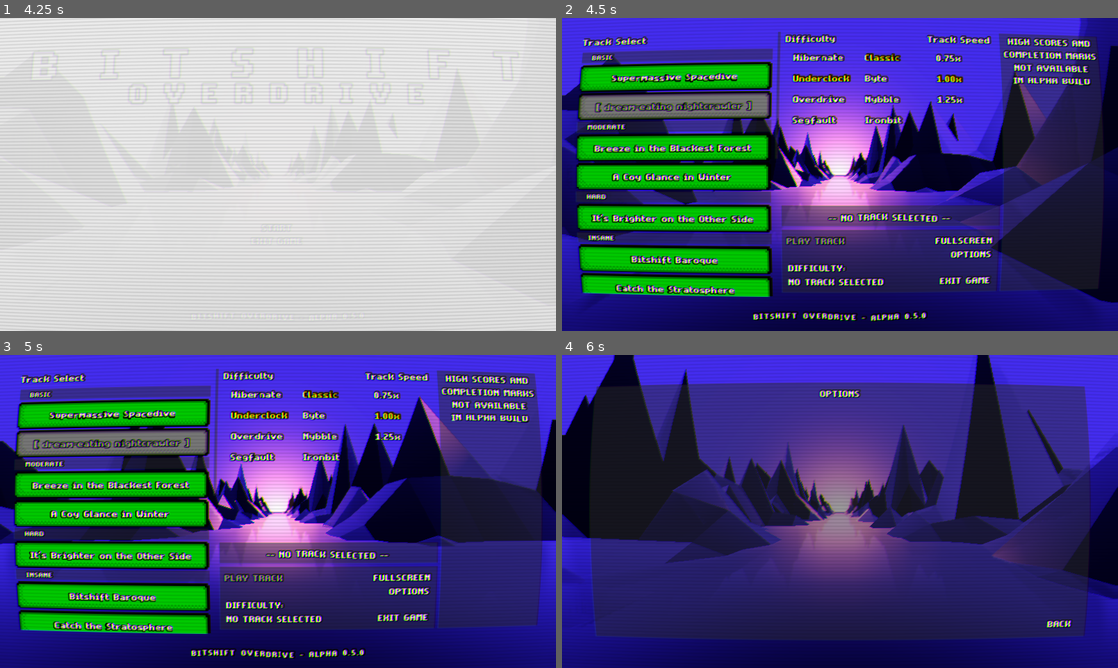
Above: before the commit, frames 1-4 (two rows, left to right).
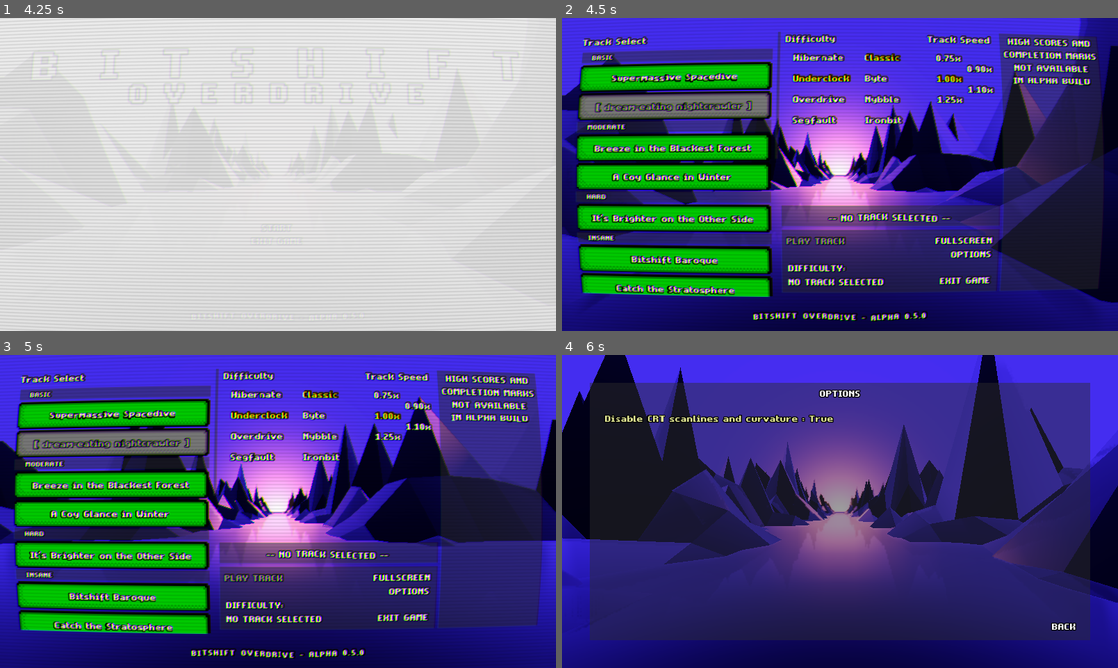
Above: after the commit, the same moments.

Repository: Coronyt/bitshift-overdrive
Game: Godot game, scene res://scenes/TitleScreen.tscn
Same seed, same stepped clock (60 frames per second), same inputs: the game is played once before the commit and once after it. Sound files missing from this copy of the repository are replaced by a short silence.
Inputs (mouse positions are in pixels of both pictures, inside the frame that each line leads up to):
- Up to frame 1 (4.25 s): move the mouse to (400, 158) at 0.52 s; click (400, 158) at 0.67 s; tap Enter at 1.25 s; drag from (166, 190) to (250, 237) at 1.27 s; move the mouse to (333, 105) at 2.02 s; click (333, 105) at 2.17 s; drag from (250, 237) to (111, 127) at 2.77 s; move the mouse to (444, 221) at 3.52 s; click (444, 221) at 3.67 s
- Up to frame 2 (4.5 s): click "START" at 4.25 s
- Up to frame 3 (5 s): no input
- Up to frame 4 (6 s): click "OPTIONS" at 5 s; click (717, 417) at 5.75 s, where only the run after the commit has a clickable "Disable CRT scanlines and cur…"

Frame 1 is identical in both runs. In frame 2, 0.2% of the frame differs, in the area x 72-78%, y 14-25%; in frame 3, 0.2%; in frame 4, 6.2%, in the area x 0-100%, y 0-92%.

Commit message:
Can now disable CRT in options menu

Diff:
--- /dev/null
+++ b/prefs.cfg
@@ -0,0 +1,9 @@
+[UserPreferences]
+
+disable_screen_curve=false
+disable_visualizer=false
+disable_scrolling=false
+disable_tooltips=false
+paddle_drag=0.0
+master_vol=100.0
+SFX_vol=100.0
--- a/scenes/CRT.tscn
+++ b/scenes/CRT.tscn
@@ -1,6 +1,7 @@
-[gd_scene load_steps=4 format=2]
+[gd_scene load_steps=5 format=2]
 
 [ext_resource path="res://assets/sprites/empty.png" type="Texture" id=1]
+[ext_resource path="res://scripts/CRT.gd" type="Script" id=2]
 
 [sub_resource type="Shader" id=10]
 code = "shader_type canvas_item;
@@ -31,6 +32,7 @@
 
 [node name="ShaderLayer" type="CanvasLayer"]
 layer = 2
+script = ExtResource( 2 )
 
 [node name="Shader" type="TextureRect" parent="."]
 material = SubResource( 11 )
--- a/scenes/LevelSelect.tscn
+++ b/scenes/LevelSelect.tscn
@@ -27,6 +27,7 @@
 [ext_resource path="res://assets/sprites/marker_4.png" type="Texture" id=25]
 [ext_resource path="res://scripts/interface/PreviewLabel.gd" type="Script" id=26]
 [ext_resource path="res://assets/sprites/marker_5.png" type="Texture" id=27]
+[ext_resource path="res://scripts/interface/buttons/PrefButton.gd" type="Script" id=28]
 
 [sub_resource type="DynamicFont" id=40]
 size = 32
@@ -1432,9 +1433,6 @@
 margin_bottom = 58.0
 theme = ExtResource( 4 )
 text = "Track Speed"
-__meta__ = {
-"_edit_use_anchors_": false
-}
 
 [node name="SpeedButton1" type="CheckBox" parent="SpeedLabel"]
 margin_top = 40.0
@@ -1467,7 +1465,6 @@
 }
 
 [node name="SpeedButton4" type="CheckBox" parent="SpeedLabel"]
-visible = false
 margin_left = 72.0
 margin_top = 64.0
 margin_right = 152.0
@@ -1477,7 +1474,6 @@
 script = ExtResource( 1 )
 
 [node name="SpeedButton5" type="CheckBox" parent="SpeedLabel"]
-visible = false
 margin_left = 72.0
 margin_top = 112.0
 margin_right = 152.0
@@ -1800,15 +1796,25 @@
 custom_styles/normal = SubResource( 17 )
 text = "OPTIONS"
 script = ExtResource( 19 )
-__meta__ = {
-"_edit_use_anchors_": false
-}
 
 [node name="OptionsAnim" type="AnimationPlayer" parent="Options"]
 reset_on_save = false
 anims/RESET = SubResource( 25 )
 anims/from_options = SubResource( 21 )
 anims/to_options = SubResource( 22 )
+
+[node name="PrefButton1" type="CheckBox" parent="Options"]
+margin_left = -816.0
+margin_top = 320.0
+margin_right = -272.0
+margin_bottom = 354.0
+theme = ExtResource( 4 )
+toggle_mode = false
+group = SubResource( 12 )
+text = "Disable CRT scanlines and curvature"
+script = ExtResource( 28 )
+pref_desc = "Disable CRT scanlines and curvature"
+pref_key = "disable_screen_curve"
 
 [node name="BackButton" type="Button" parent="Options"]
 margin_left = 208.0
@@ -2017,6 +2023,9 @@
 [connection signal="mouse_entered" from="Options" to="Options" method="_on_Options_mouse_entered"]
 [connection signal="pressed" from="Options" to="Options" method="_on_Options_pressed"]
 [connection signal="animation_finished" from="Options/OptionsAnim" to="Options" method="_on_OptionsAnim_animation_finished"]
+[connection signal="mouse_entered" from="Options/PrefButton1" to="Options/PrefButton1" method="_on_PrefButton1_mouse_entered"]
+[connection signal="pressed" from="Options/PrefButton1" to="Options/PrefButton1" method="_on_PrefButton1_pressed"]
+[connection signal="pressed" from="Options/PrefButton1" to="CRT" method="refresh_CRT"]
 [connection signal="mouse_entered" from="Options/BackButton" to="Options" method="_on_BackButton_mouse_entered"]
 [connection signal="pressed" from="Options/BackButton" to="Options" method="_on_BackButton_pressed"]
 [connection signal="mouse_entered" from="ExitPortal" to="ExitPortal" method="_on_ExitPortal_mouse_entered"]
--- /dev/null
+++ b/scripts/CRT.gd
@@ -0,0 +1,10 @@
+extends CanvasLayer
+
+func _ready():
+	refresh_CRT()
+
+func refresh_CRT():
+	if UserPreferences.prefs["disable_screen_curve"]:
+		self.hide()
+	else:
+		self.show()
--- /dev/null
+++ b/scripts/interface/buttons/PrefButton.gd
@@ -0,0 +1,19 @@
+extends CheckBox
+
+export(String) var pref_desc
+export(String) var pref_key
+
+func refresh_pref_text():
+	self.text = pref_desc + " : " + str(UserPreferences.prefs[pref_key])
+
+func _ready():
+	refresh_pref_text()
+
+func _on_PrefButton1_pressed():
+	SoundManager.play_click1()
+	UserPreferences.prefs[pref_key] = !UserPreferences.prefs[pref_key]
+	UserPreferences.save_prefs()
+	refresh_pref_text()
+
+func _on_PrefButton1_mouse_entered():
+	SoundManager.play_hover()
Not shown: 1 places in scenes/LevelSelect.tscn that only renumber resources
